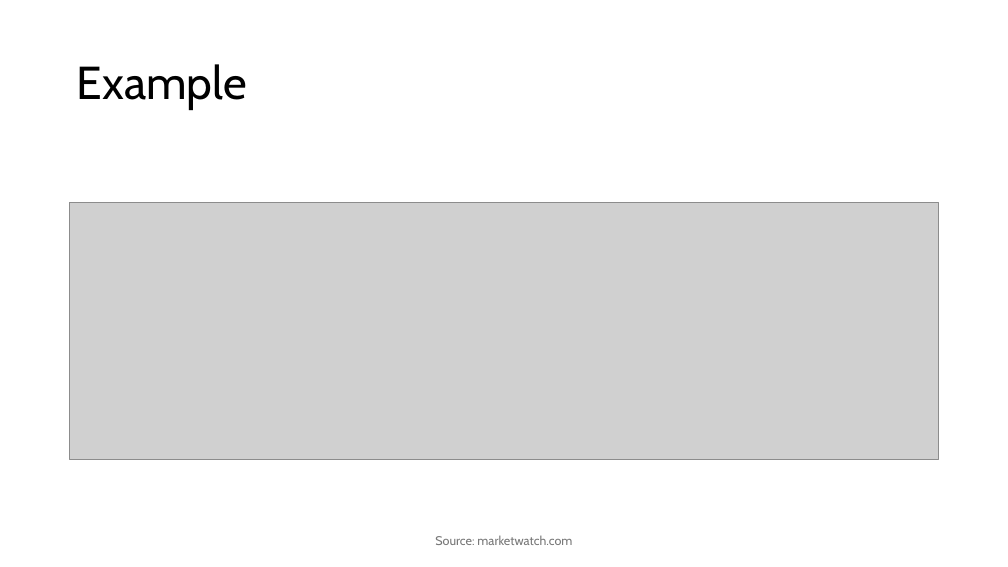
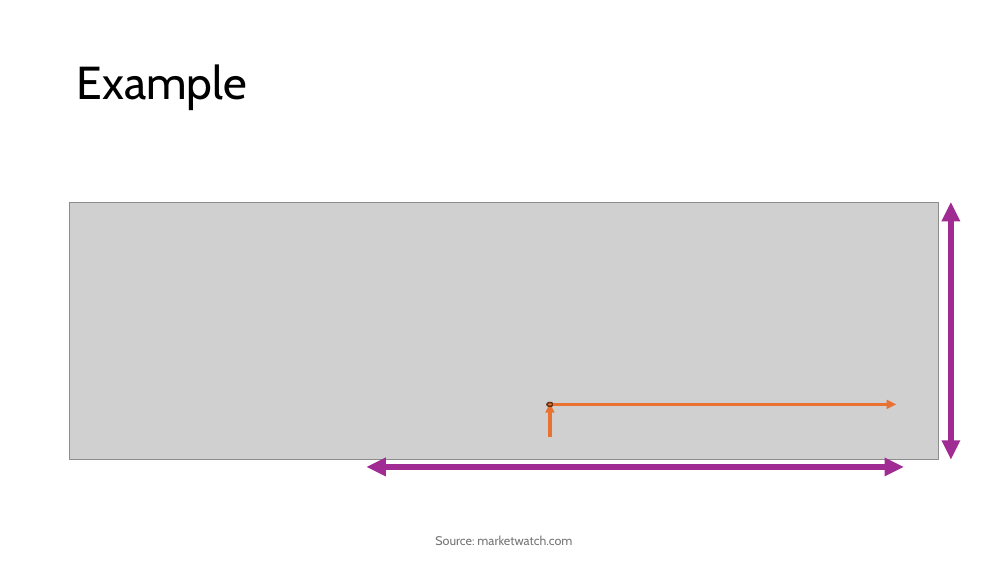
Before and after one commit to Prof-Sears/prof-sears.github.io, a slide deck: slide 2 of video_files/Evaluating Functions From Graphs/Evaluating Functions From Graphs.pptx. Drawn at 1008x567 pixels with LibreOffice and Linux fonts; fonts in the diff are those of the drawing; grey boxes stand for pictures. Boxes give left, top, right and bottom in pixels: in the first picture for what was removed or moved away, otherwise in the second. Text is boxed around its words. In the diff, an @@ line names an element or a change of style, - is before the commit and + after.

```diff
--- a/video_files/Evaluating Functions From Graphs/Evaluating Functions From Graphs.pptx
+++ b/video_files/Evaluating Functions From Graphs/Evaluating Functions From Graphs.pptx
@@ double arrow added from (951, 203) to (951, 460), #A02B93 6 pt @@
@@ ellipse added at (547,402,554,406), fill #E97132, outline #663216 1.5 pt @@
@@ arrow added from (550, 437) to (550, 403), #E97132 3 pt @@
@@ arrow added from (553, 405) to (896, 405), #E97132 3 pt @@
@@ double arrow added from (367, 467) to (904, 467), #A02B93 6 pt @@
```
Also in this commit, not shown: 3 other slides changed, 10 other files.
